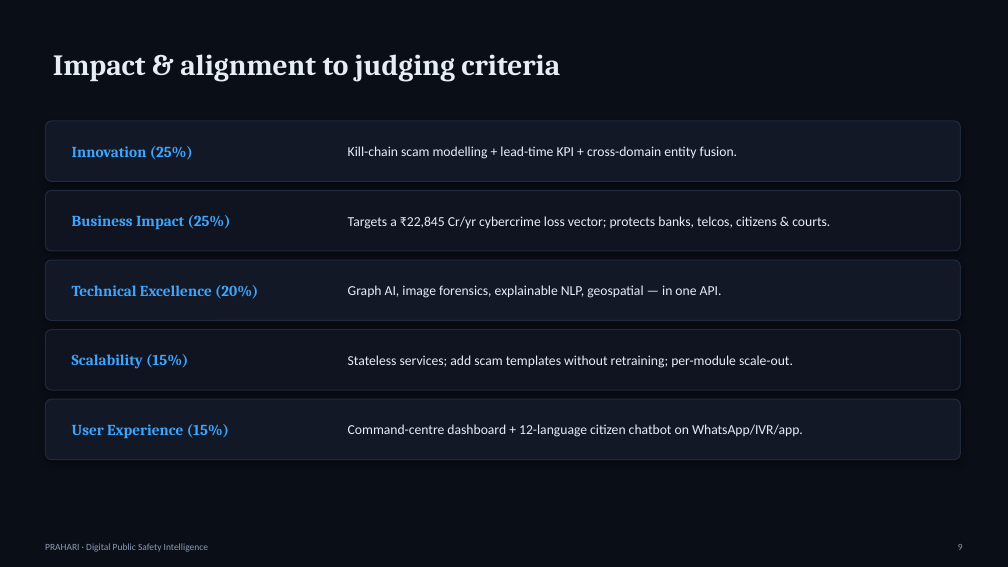
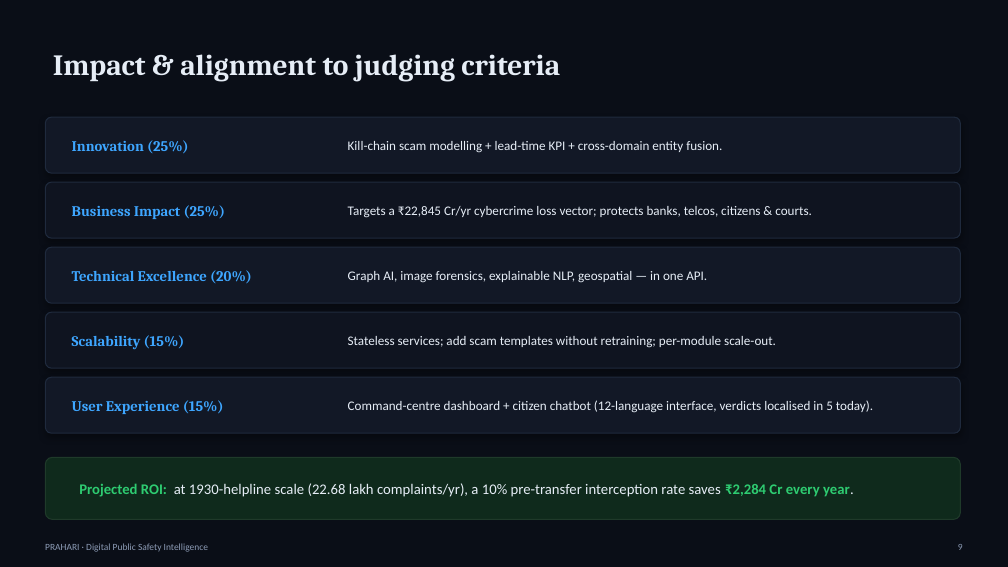
Before and after one commit to Ravianshu19/AI-for-Digital-Public-Safety, a slide deck: slide 9 of docs/Prahari_Pitch_Deck.pptx. Drawn at 1008x567 pixels with LibreOffice and Linux fonts; fonts in the diff are those of the drawing. Boxes give left, top, right and bottom in pixels: in the first picture for what was removed or moved away, otherwise in the second. Text is boxed around its words. In the diff, an @@ line names an element or a change of style, - is before the commit and + after.

Commit message:
Address review: API input validation, ROI metric, production architecture doc, honest 12-lang claim
- API: max_length=5000 on text inputs; image MIME allow-list + 10MB cap + denom check
  (415/413/422 verified) — security awareness on public endpoints
- Deck + README: projected ROI — 10% pre-transfer interception at 1930 scale saves
  ₹2,284 Cr/yr (derived from cited ₹22,845 Cr / 22.68 lakh complaints)
- docs/ARCHITECTURE.md: production scale-out (API gateway+auth+rate-limit, Kafka,
  append-only Postgres/WORM audit ledger, Neo4j/ArangoDB fraud graph, Redis, CNN/ViT+GNN)
- Correct the '12 languages' claim to '12-language interface, verdicts localised in 5'

```diff
--- a/docs/Prahari_Pitch_Deck.pptx
+++ b/docs/Prahari_Pitch_Deck.pptx
@@ rounded rectangle: place and size @@
-rounded rectangle at (45,121,960,181)
+rounded rectangle at (45,117,960,173)
@@ rounded rectangle: place and size @@
-rounded rectangle at (45,191,960,251)
+rounded rectangle at (45,182,960,238)
@@ text "Business Impact (25%)": place and size @@
-text "Business Impact (25%)" at (72,215,231,230)
+text "Business Impact (25%)" at (72,205,225,219)
@@ text "Targets a ₹22,845 Cr/yr cybercrime ...": place and size @@
-text "Targets a ₹22,845 Cr/yr cybercrime ..." at (348,216,830,229)
+text "Targets a ₹22,845 Cr/yr cybercrime ..." at (348,206,812,218)
@@ rounded rectangle: place and size @@
-rounded rectangle at (45,260,960,321)
+rounded rectangle at (45,247,960,303)
@@ text "Technical Excellence (20%)": place and size @@
-text "Technical Excellence (20%)" at (72,285,258,299)
+text "Technical Excellence (20%)" at (72,270,252,284)
@@ text "Graph AI, image forensics, explainable ...": place and size @@
-text "Graph AI, image forensics, explainable ..." at (348,285,722,298)
+text "Graph AI, image forensics, explainable ..." at (348,271,707,283)
@@ rounded rectangle: place and size @@
-rounded rectangle at (45,330,960,390)
+rounded rectangle at (45,312,960,368)
@@ text "Scalability (15%)": place and size @@
-text "Scalability (15%)" at (72,354,188,369)
+text "Scalability (15%)" at (72,335,185,350)
@@ size 13 to 12.5 pt in 4 elements at (348,141,722,153), (348,206,812,218), (348,271,707,283), (348,336,776,348) @@
@@ text "Stateless services; add scam templates ...": place and size @@
-text "Stateless services; add scam templates ..." at (348,355,793,368)
+text "Stateless services; add scam templates ..." at (348,336,776,348)
@@ proportions changed in 5 elements at (45,117,960,173), (45,182,960,238), (45,247,960,303), (45,312,960,368), (45,377,960,433) @@
@@ rounded rectangle: place and size @@
-rounded rectangle at (45,399,960,460)
+rounded rectangle at (45,377,960,433)
@@ size 14.5 to 14 pt in 5 elements at (72,140,188,153), (72,205,225,219), (72,270,252,284), (72,335,185,350), (72,400,224,414) @@
@@ text "User Experience (15%)": place and size @@
-text "User Experience (15%)" at (72,424,229,439)
+text "User Experience (15%)" at (72,400,224,414)
@@ text at (348,400,873,413): text changed; size 13 to 12.5 pt @@
-Command-centre dashboard + 12-language citizen chatbot on WhatsApp/IVR/app.
+Command-centre dashboard + citizen chatbot (12-language interface, verdicts localised in 5 today).
@@ rounded rectangle added at (45,457,960,520), fill #0F2A1C, outline #1F3A2A 1 pt @@
@@ text added at (79,483,854,497), 14 pt, text #E6EDF6 @@
+Projected ROI: at 1930-helpline scale (22.68 lakh complaints/yr), a 10% pre-transfer interception rate saves ₹2,284 Cr every year.
```
Also in this commit, not shown: 5 other files.
